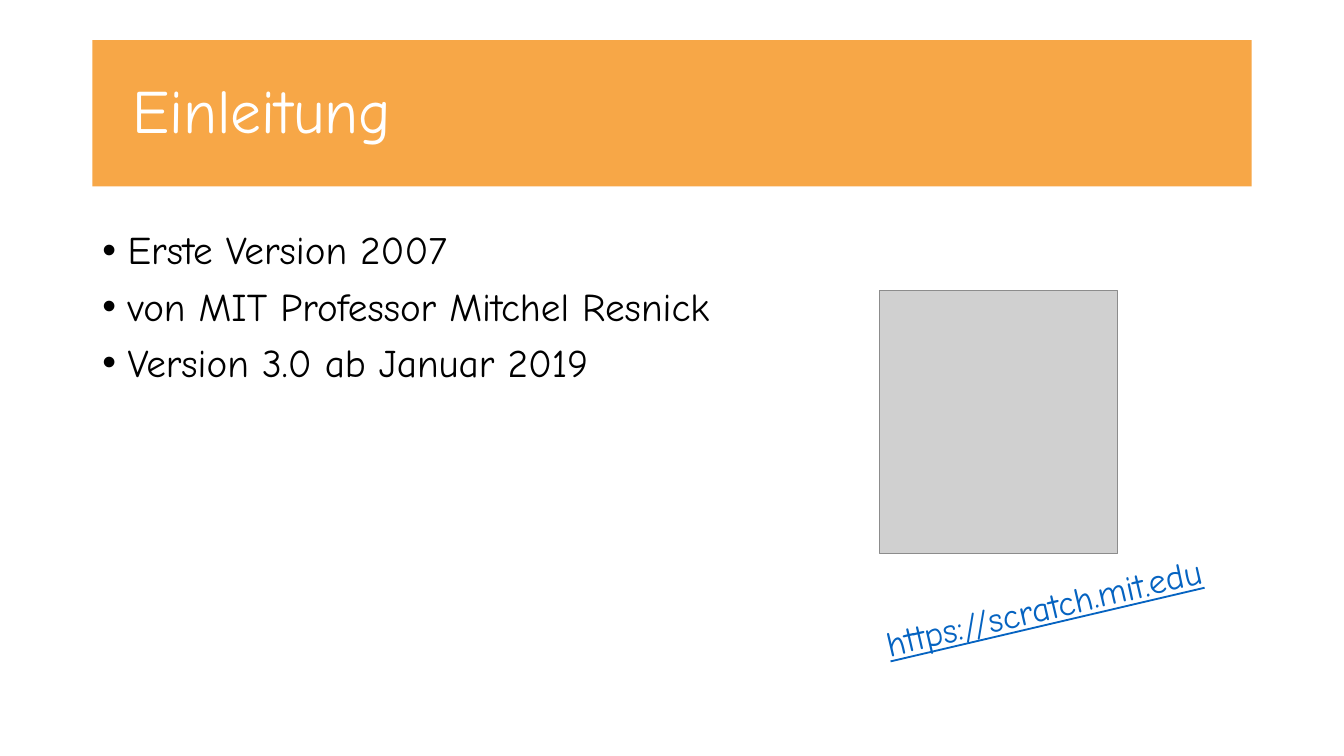
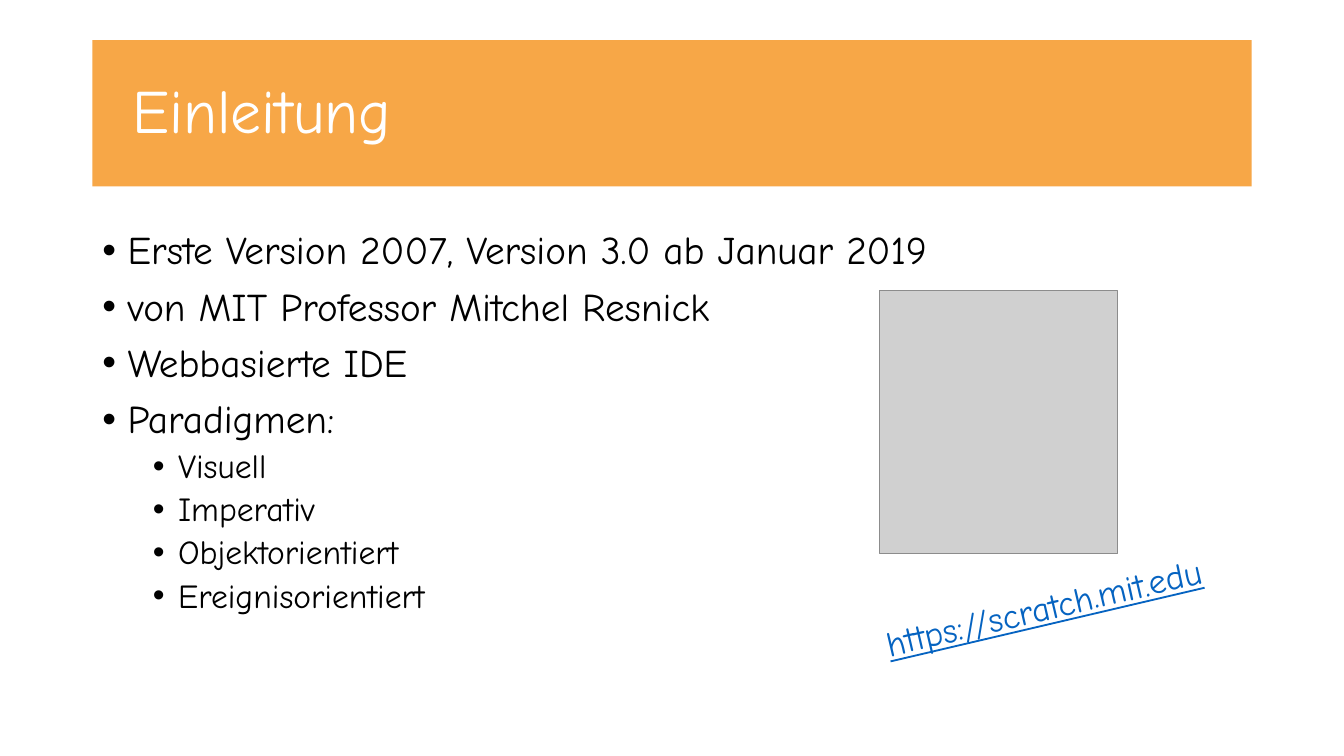
Before and after one commit to UncleBench/PCP-Projekt, a slide deck: slide 2 of Praesentation.pptx. Drawn at 1344x756 pixels with LibreOffice and Linux fonts; fonts in the diff are those of the drawing; grey boxes stand for pictures. Boxes give left, top, right and bottom in pixels: in the first picture for what was removed or moved away, otherwise in the second. Text is boxed around its words. In the diff, an @@ line names an element or a change of style, - is before the commit and + after.

Commit message:
add more to presentation

```diff
--- a/Praesentation.pptx
+++ b/Praesentation.pptx
@@ text at box(128, 237, 927, 268): text changed @@
-• Erste Version 2007
+• Erste Version 2007, Version 3.0 ab Januar 2019
@@ text at box(128, 350, 425, 615): text changed; size 28 to 24 pt @@
-• Version 3.0 ab Januar 2019
+• Webbasierte IDE
+• Paradigmen:
+  • Visuell
+  • Imperativ
+  • Objektorientiert
+  • Ereignisorientiert
```
Also in this commit, not shown: 3 other slides changed, 1 slide added, 1 other file.
